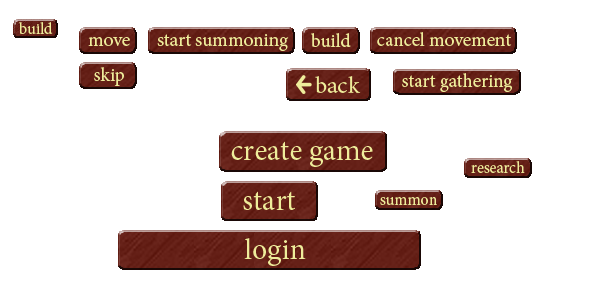
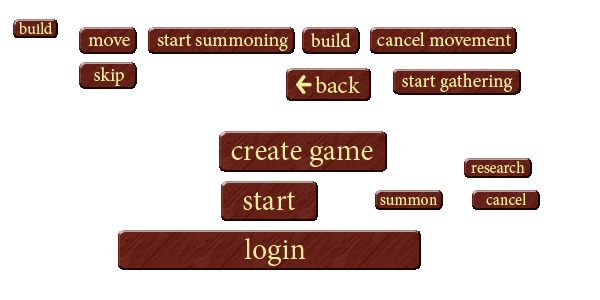
Layered file, before and after one edit (w=600, h=300). Changes by layer:
added layer "cancel" above "Layer 11 copy 8" over [486, 193, 527, 205]
added layer "Layer 11 copy 8" above "summon" over [472, 190, 540, 210]
